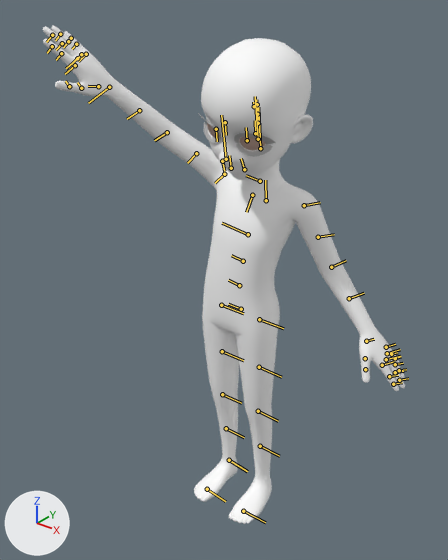
An edit to the FBX model ZEPETO Studio Unity Project File 3.2.16/Assets/CustomMotions/DanceDemo10s.fbx, drawn before and after from the same camera.
Before and after are seen from a camera (50 mm lens) standing at (0.698, -0.935, 1.164) and looking at (-0.006, -0.056, 0.619). Every picture has the same lights, and +X, +Y and +Z are marked at lower left. The first picture is the older version. Both versions are drawn at frame 158 of the action 'Scene'; the numbers are the values there. The bones that change, and the others that lie on the model, are drawn over the model as lines.

In view in the first picture: 'body'.
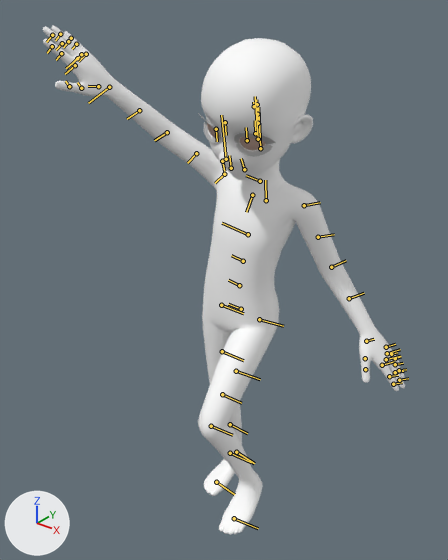
What differs and where, as boxes [x1, y1, x2, y2] in the pictures (448 x 560 px):
'body', posed: before [43, 25, 405, 524]; after [43, 25, 405, 535]
bone 'upperLeg_L', root to tip: before (259, 319) to (283, 328); after (259, 319) to (283, 326)
bone 'lowerLeg_L', root to tip: before (258, 411) to (278, 421); after (211, 426) to (232, 435)

What the commit changed:
Bone 'upperLeg_L' (bone_upperleg_l) turns from (0, 0, 0) to (0, -50, 6) degrees about its own x, y and z.
Bone 'lowerLeg_L' (bone_lowerleg_l) turns from (0, 0, 0) to (0, 70, 0) degrees about its own x, y and z.
Bone 'lowerReg_R' (bone_lowerreg_r) turns from (0, 0, 0) to (0, 8, 0) degrees about its own x, y and z.
